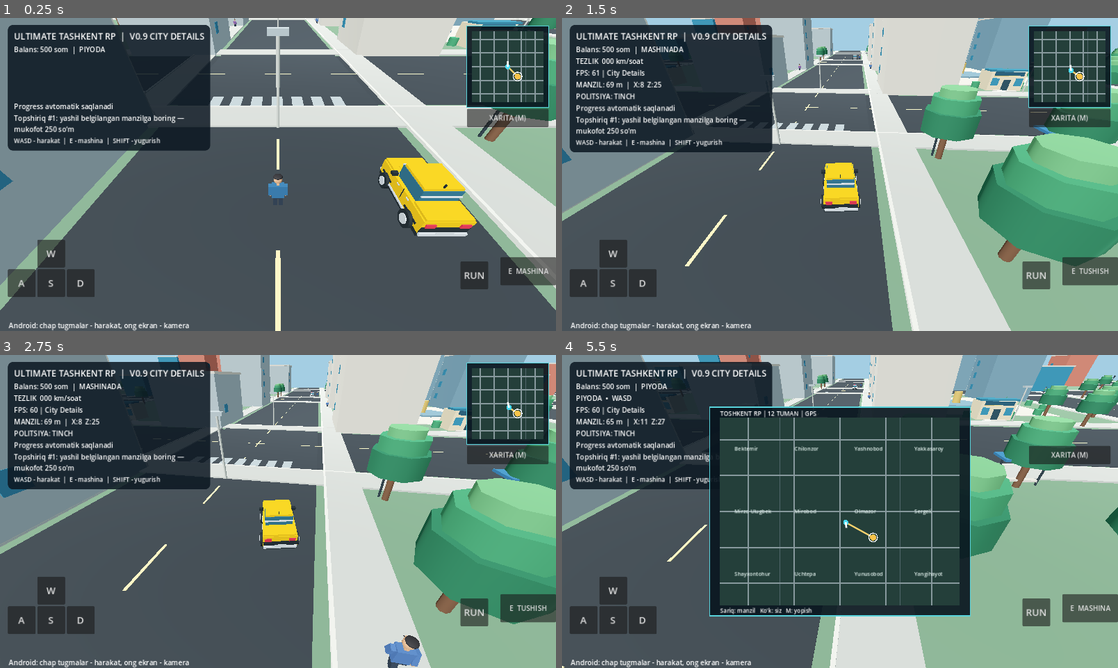
Above: before the commit, frames 1-4 (two rows, left to right).
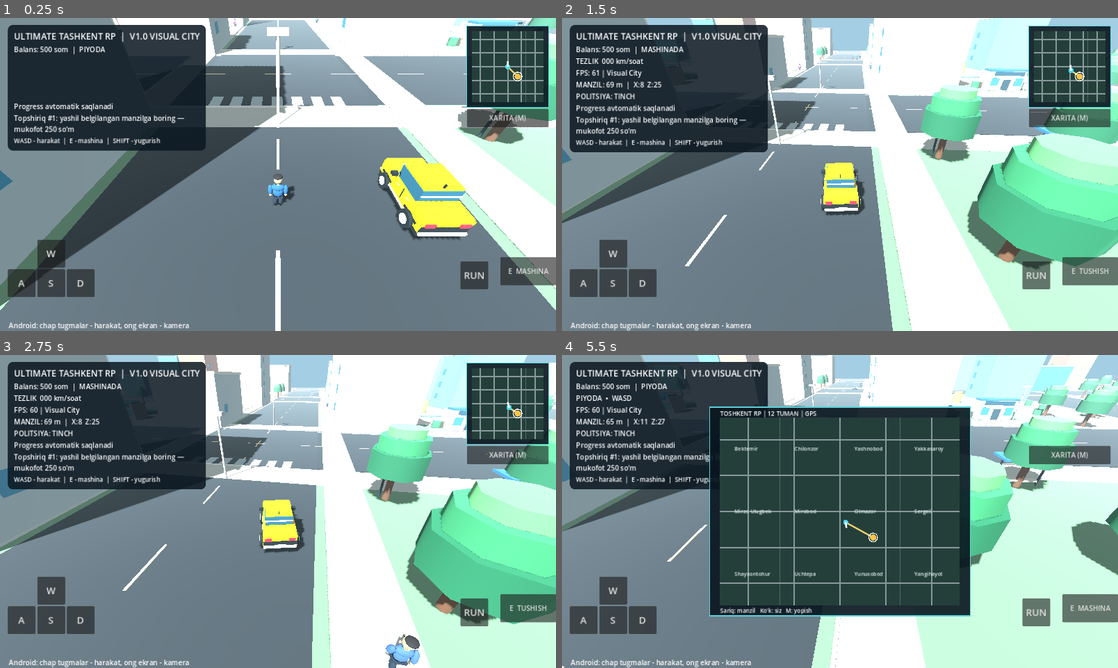
Above: after the commit, the same moments.

Repository: uzumseller500-bot/ultimate-tashkent-rp
Game: Godot game, scene res://scenes/main.tscn
Same seed, same stepped clock (60 frames per second), same inputs: the game is played once before the commit and once after it.
Inputs (mouse positions are in pixels of both pictures, inside the frame that each line leads up to):
- Up to frame 1 (0.25 s): no input
- Up to frame 2 (1.5 s): tap Enter at 0.5 s; move the mouse to (962, 158) at 0.52 s; hold D 0.53-1.25 s; tap E at 0.6 s; click (962, 158) at 0.67 s; drag from (728, 190) to (812, 237) at 1.27 s
- Up to frame 3 (2.75 s): move the mouse to (333, 442) at 2.02 s; hold D from 2.03 s (still down); hold Shift from 2.03 s (still down)
- Up to frame 4 (5.5 s): release D at 2.75 s; release Shift at 2.75 s; drag from (812, 574) to (673, 464) at 2.77 s; move the mouse to (1006, 558) at 3.52 s; hold A 3.53-4.25 s; tap M at 3.6 s; drag from (673, 464) to (756, 433) at 4.27 s; move the mouse to (867, 511) at 5.02 s; hold S from 5.03 s (still down); tap E at 5.1 s; click (867, 511) at 5.17 s

The runs differ from the first frame. In frame 1, 66% of the frame differs, in the area x 0-100%, y 0-100%; in frame 2, 72%; in frame 3, 72%; in frame 4, 51%.

Commit message:
V1.0 visual city: real-time sunlight shadows, atmospheric depth and rounded human models

Diff:
--- a/scripts/main.gd
+++ b/scripts/main.gd
@@ -177,12 +177,17 @@
 	res.ambient_light_color = Color("d5e3e9")
 	res.ambient_light_energy = 0.48
 	res.tonemap_mode = Environment.TONE_MAPPER_FILMIC
+	res.fog_enabled = true
+	res.fog_light_color = Color("b9d4dd")
+	res.fog_density = 0.0018
 	env.environment = res
 	add_child(env)
 	var sun := DirectionalLight3D.new()
 	sun.rotation_degrees = Vector3(-52, -34, 0)
 	sun.light_energy = 1.05
-	sun.shadow_enabled = false # Web performance: dynamic shadows off in Lite mode.
+	sun.shadow_enabled = true
+	sun.directional_shadow_max_distance = 90.0
+	sun.shadow_blur = 1.4
 	add_child(sun)
 	var ground := _mat(Color("65866a"))
 	var asphalt := _mat(Color("30373c"))
@@ -336,8 +341,10 @@
 	var jacket := _mat(shade)
 	var skin := _mat(Color("c99470"))
 	var jeans := _mat(Color("273340"))
+	var sneaker := _mat(Color("e3e0d6"))
 	var hair := _mat(Color("272629"))
-	_box(root,"Chest",Vector3(0,-.08,0),Vector3(.70,.88,.39),jacket)
+	_sphere(root,"Shoulders",Vector3(0,.16,0),Vector3(.76,.47,.43),jacket)
+	_sphere(root,"Torso",Vector3(0,-.18,0),Vector3(.62,.78,.42),jacket)
 	_box(root,"Hips",Vector3(0,-.55,0),Vector3(.57,.19,.35),jeans)
 	_box(root,"Neck",Vector3(0,.39,0),Vector3(.18,.17,.18),skin)
 	_sphere(root,"Face",Vector3(0,.72,-.03),Vector3(.48,.55,.43),skin)
@@ -351,23 +358,23 @@
 	var left_arm := Node3D.new()
 	left_arm.position = Vector3(-.43,.27,0)
 	root.add_child(left_arm)
-	_box(left_arm,"Sleeve",Vector3(0,-.31,0),Vector3(.23,.65,.26),jacket)
+	_sphere(left_arm,"Sleeve",Vector3(0,-.31,0),Vector3(.28,.72,.30),jacket)
 	_sphere(left_arm,"Hand",Vector3(0,-.69,0),Vector3(.19,.20,.19),skin)
 	var right_arm := Node3D.new()
 	right_arm.position = Vector3(.43,.27,0)
 	root.add_child(right_arm)
-	_box(right_arm,"Sleeve",Vector3(0,-.31,0),Vector3(.23,.65,.26),jacket)
+	_sphere(right_arm,"Sleeve",Vector3(0,-.31,0),Vector3(.28,.72,.30),jacket)
 	_sphere(right_arm,"Hand",Vector3(0,-.69,0),Vector3(.19,.20,.19),skin)
 	var left_leg := Node3D.new()
 	left_leg.position = Vector3(-.16,-.57,0)
 	root.add_child(left_leg)
-	_box(left_leg,"Trouser",Vector3(0,-.32,0),Vector3(.26,.66,.30),jeans)
-	_box(left_leg,"Shoe",Vector3(0,-.70,-.07),Vector3(.29,.15,.43),hair)
+	_sphere(left_leg,"Trouser",Vector3(0,-.32,0),Vector3(.28,.76,.33),jeans)
+	_box(left_leg,"Shoe",Vector3(0,-.70,-.07),Vector3(.31,.15,.46),sneaker)
 	var right_leg := Node3D.new()
 	right_leg.position = Vector3(.16,-.57,0)
 	root.add_child(right_leg)
-	_box(right_leg,"Trouser",Vector3(0,-.32,0),Vector3(.26,.66,.30),jeans)
-	_box(right_leg,"Shoe",Vector3(0,-.70,-.07),Vector3(.29,.15,.43),hair)
+	_sphere(right_leg,"Trouser",Vector3(0,-.32,0),Vector3(.28,.76,.33),jeans)
+	_box(right_leg,"Shoe",Vector3(0,-.70,-.07),Vector3(.31,.15,.46),sneaker)
 	if officer:
 		_box(root,"Police badge",Vector3(.18,.12,-.22),Vector3(.11,.13,.04),_mat(Color("c5ae57")))
 		_box(root,"Cap",Vector3(0,1.09,-.09),Vector3(.54,.11,.40),hair)
@@ -524,7 +531,7 @@
 	var labels := VBoxContainer.new()
 	top.add_child(labels)
 	var title := Label.new()
-	title.text = "ULTIMATE TASHKENT RP  |  V0.9 CITY DETAILS"
+	title.text = "ULTIMATE TASHKENT RP  |  V1.0 VISUAL CITY"
 	title.add_theme_font_size_override("font_size",20)
 	labels.add_child(title)
 	coins_label = Label.new()
@@ -684,7 +691,7 @@
 		if speed_label:
 			speed_label.text = "TEZLIK  %03d km/soat" % int(absf(car_velocity)*5.0) if car_mode else "PIYODA  •  WASD"
 		if fps_label:
-			fps_label.text = "FPS: %d | City Details" % Engine.get_frames_per_second()
+			fps_label.text = "FPS: %d | Visual City" % Engine.get_frames_per_second()
 		if navigation_label:
 			var focus_position: Vector3 = car.global_position if car_mode else player.global_position
 			var meters := int(focus_position.distance_to(mission_target))
